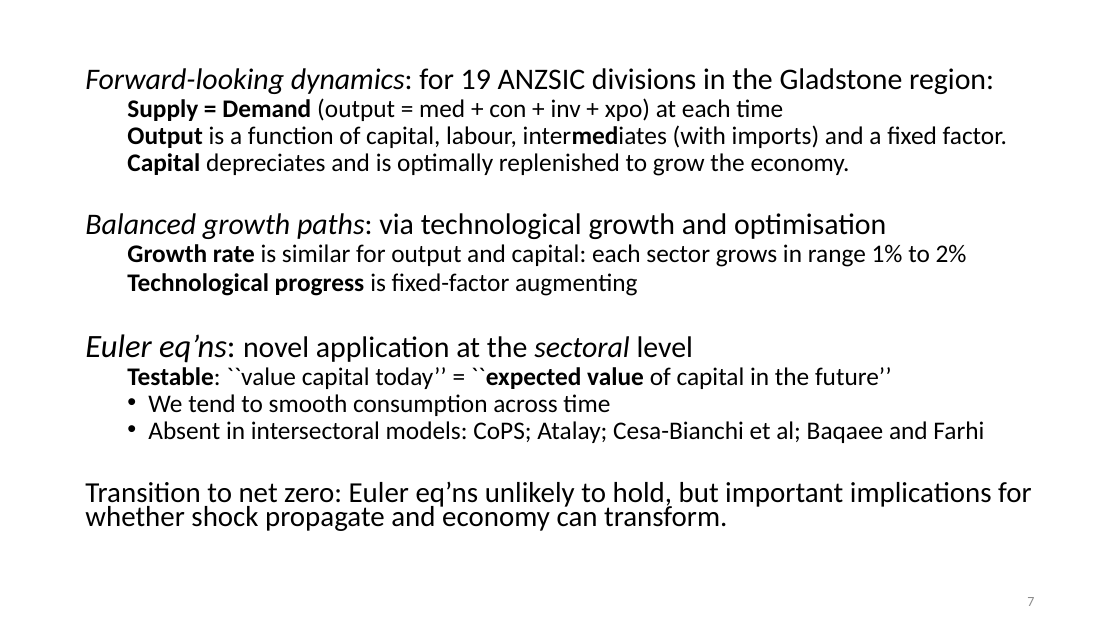
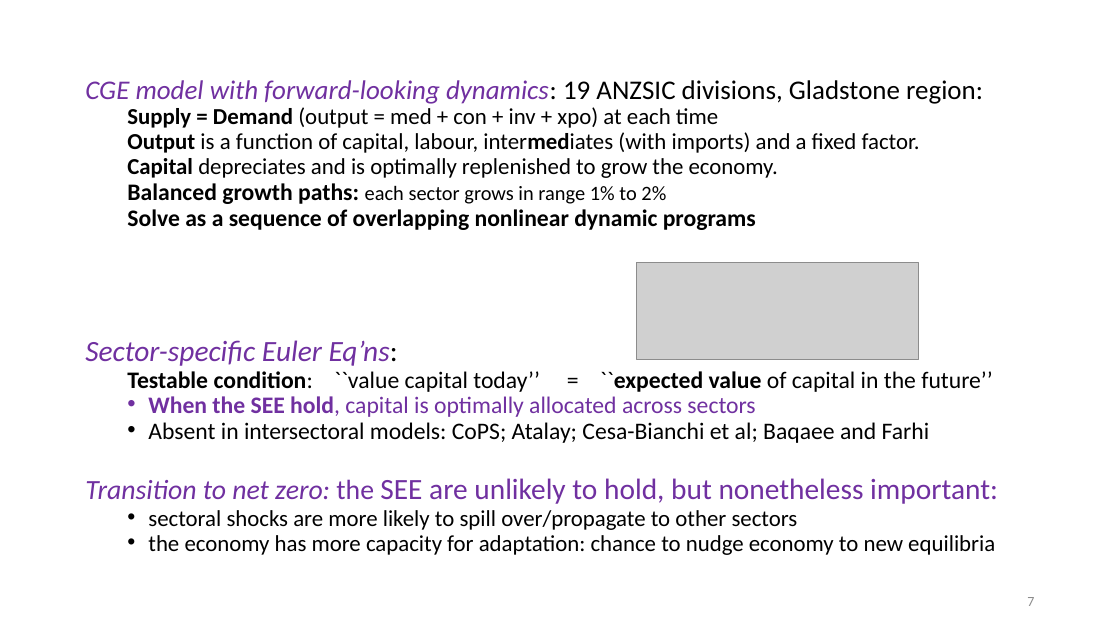
Before and after one commit to patrickocal/gladstone, a slide deck: slide 7 of powerpoint/glad-slides.pptx. Drawn at 1120x630 pixels with LibreOffice and Linux fonts; fonts in the diff are those of the drawing; grey boxes stand for pictures. Boxes give left, top, right and bottom in pixels: in the first picture for what was removed or moved away, otherwise in the second. Text is boxed around its words. In the diff, an @@ line names an element or a change of style, - is before the commit and + after.

```diff
--- a/powerpoint/glad-slides.pptx
+++ b/powerpoint/glad-slides.pptx
@@ text "CGE model with forward-looking dynamics: ...": place and size @@
-text "CGE model with forward-looking dynamics: ..." at (85,68,1032,531)
+text "CGE model with forward-looking dynamics: ..." at (85,80,998,555)
@@ text at (85,80,983,104): text changed; size 25.6 to 23.1 pt; text colour #000000 to #7030A0; italic on @@
-Forward-looking dynamics: for 19 ANZSIC divisions in the Gladstone region:
+CGE model with forward-looking dynamics: 19 ANZSIC divisions, Gladstone region:
@@ text at (127,107,930,443): size 21.7 to 19.6 pt in "Supply = Demand (output = med + ...", "Output is a function of capital, labour, ...", "Capital depreciates and is optimally replenished to ..."; size 21.7 to 20.3 pt in "Absent in intersectoral models: CoPS; Atalay; Cesa-Bianchi ..." @@
@@ text at (85,183,992,417): text changed; size 21.7 to 20.3 pt @@
-Balanced growth paths: via technological growth and optimisation
-  Growth rate is similar for output and capital: each sector grows in range 1% to 2%
-  Technological progress is fixed-factor augmenting
-Euler eq’ns: novel application at the sectoral level
-  Testable: ``value capital today’’ = ``expected value of capital in the future’’
-  • We tend to smooth consumption across time
+  Balanced growth paths: each sector grows in range 1% to 2%
+  Solve as a sequence of overlapping nonlinear dynamic programs
+Sector-specific Euler Eq’ns:
+  Testable condition: ``value capital today’’ = ``expected value of capital in the future’’
+  • When the SEE hold, capital is optimally allocated across sectors
@@ picture added at (636,263,918,360) @@
@@ text at (85,478,998,555): text changed; size 24.8 to 19.6 pt @@
-Transition to net zero: Euler eq’ns unlikely to hold, but important implications for whether shock propagate and economy can transform.
+Transition to net zero: the SEE are unlikely to hold, but nonetheless important:
+  • sectoral shocks are more likely to spill over/propagate to other sectors
+  • the economy has more capacity for adaptation: chance to nudge economy to new equilibria
```
Also in this commit, not shown: 13 other slides changed, 2 slides removed, 2 other files.
